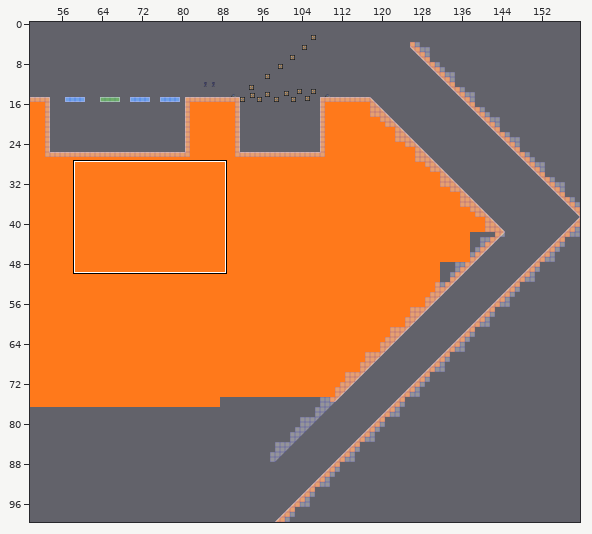
Two versions of a level (Tiled map, assets/maps/level2.tmx). Above: a wide view before the commit, with the close-up outlined.
Close-up. Earlier state:
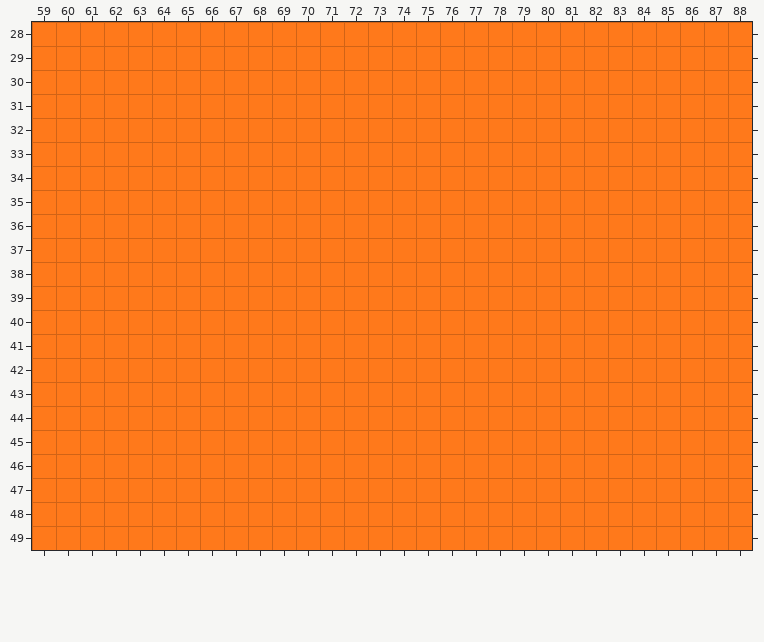
Cells are 32x32 px. Shown: x 59..88, y 28..49. The commit also changed other parts of the map, which this record leaves out.
Now the later version:
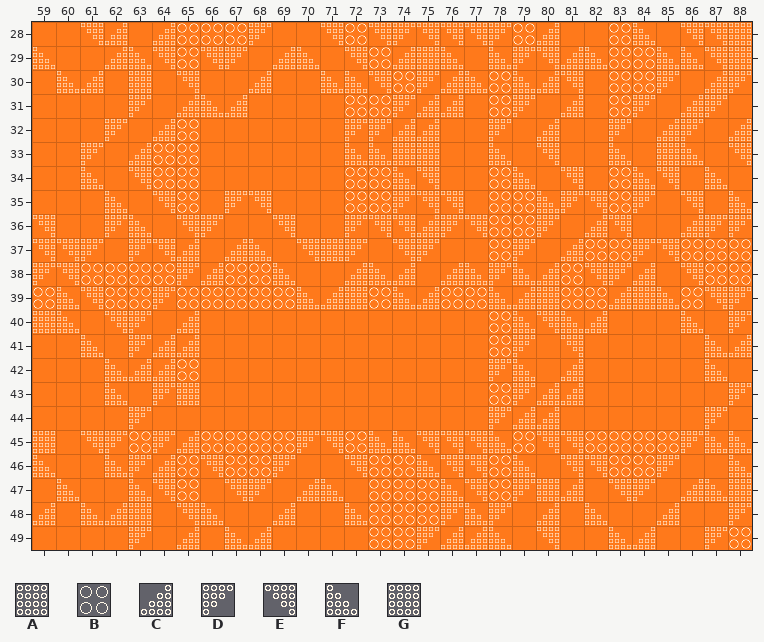
Key: from "OrangeA": A 35, B 38, C 48, D 48 turned 180, E 48 turned 270, F 48 turned 90; from "orange2": G 35.
_ is an empty cell, . an unchanged one.
Edits made:
--- layer "Decoration"
@@ x 59..88 @@
-28 ..__._____..__________..__.___
-29 _..______.__._____.___________
-30 .__._._.._..___________.___.__
-31 ...._.___...._____.__._.__.__.
-32 ..._.__......____.._._.._.__._
-33 .._.___......____.._._.._.__._
-34 .._.___......____..__._.___._.
-35 ..._.__.__..._____._______._._
-36 _..__.__.._.._________.__..___
-37 ___.___.__.___.__..__.________
-38 ___________..___._________.___
-39 ______________________________
-40 __.__._............_____..._._
-41 .._.___............__._.....__
-42 ...____............__._....._.
-43 ..._.__............____......_
-44 ...._..............___......_.
-45 _.____________________________
-46 _..________..________._____.._
-47 ._..___.__.__._________.__.___
-48 _.___.__.._.._______._._.._.._
-49 ...._._.__....______._..__..__
+28 ..EC.CBBBD..EBEDEEEDBC..BF.EEG
+29 F..CFEBED.CF.EBCAF.FDECFBBFFEA
+30 .FC.A.E..C..FFEBDCFBFCE.BBD.CD
+31 ....D.CFC....BBDCC.BD.C.BD.CD.
+32 ...D.CB......DDCC..D.C..D.CD.C
+33 ..D.CBB......FFAA..F.E..F.AF.E
+34 ..F.EBB......BBFE..BF.E.BFE.F.
+35 ...F.EB.DE...BBDEE.BBFDEBD.E.F
+36 E..DF.ED..E..DEECDEBBD.CE..CDD
+37 EED.DEC.CF.EAD.ED..BD.CBBDEBBB
+38 DEBBBBDCBBF..CFC.CFDFCBEDC.EBB
+39 BFEBBDBBBBBFCABFCBBFCABBCAFBED
+40 AF.ED.C............BFEFC...F.D
+41 ..F.DCC............BD.E.....FC
+42 ...FCCB............DF.C.....F.
+43 ...F.DA............BDCC......D
+44 ....D..............DCC......D.
+45 A.EDBDCBBBBDEBFFEEEFBEEBBBBDFF
+46 F..FDCBEBBD..EBBFEEBF.EEBBD..F
+47 .F..FEB.ED.CF.BBBFEBDAC.ED.CFA
+48 C.FCA.EF..C..FBBBDFD.C.F..C..D
+49 ....D.C.FC....BBDCCF.E..FC..DB
Changed places in both close-ups, as pixel boxes (x1, y1, x2, y2):
added: (33, 23, 751, 549)
